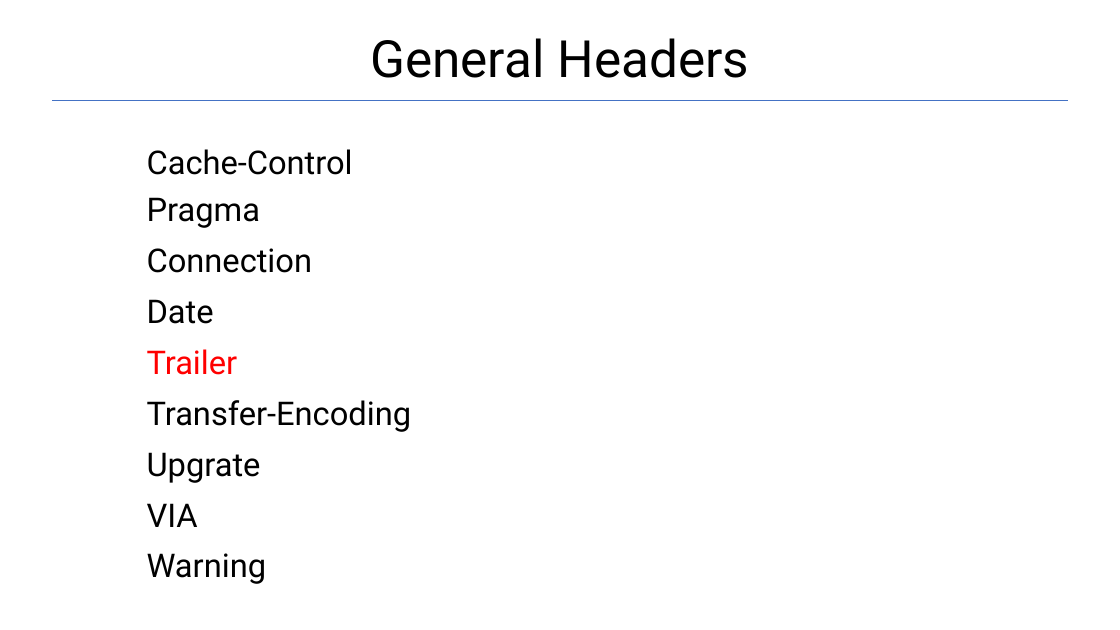
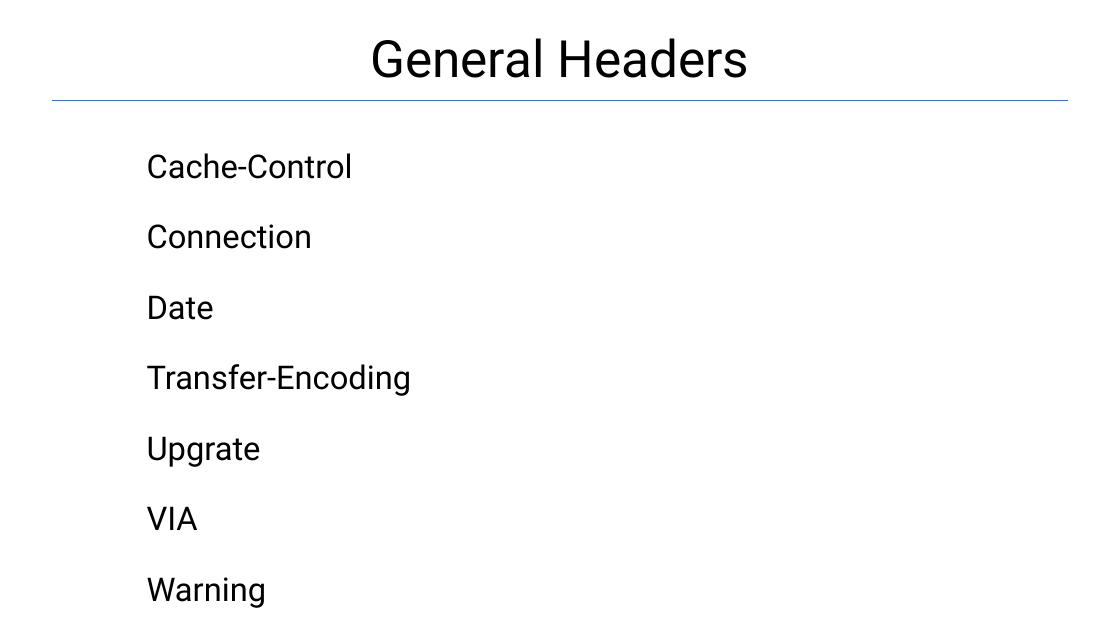
Before and after one commit to Garnik94/Levelup_presentations, a slide deck: slide 17 of Http/Http_presentation.pptx. Drawn at 1120x630 pixels with LibreOffice and Linux fonts; fonts in the diff are those of the drawing. Boxes give left, top, right and bottom in pixels: in the first picture for what was removed or moved away, otherwise in the second. Text is boxed around its words. In the diff, an @@ line names an element or a change of style, - is before the commit and + after.

```diff
--- a/Http/Http_presentation.pptx
+++ b/Http/Http_presentation.pptx
@@ text "Cache-Control" at box(147, 153, 412, 608): line spacing 0.9 to 1.5; line spacing 1 to 1.5 @@
@@ text at box(147, 197, 260, 228): paragraph removed @@
-Pragma
@@ text at box(147, 349, 238, 375): paragraph removed @@
-Trailer
```
Also in this commit, not shown: 4 other slides changed, 1 slide removed, 1 other file.
